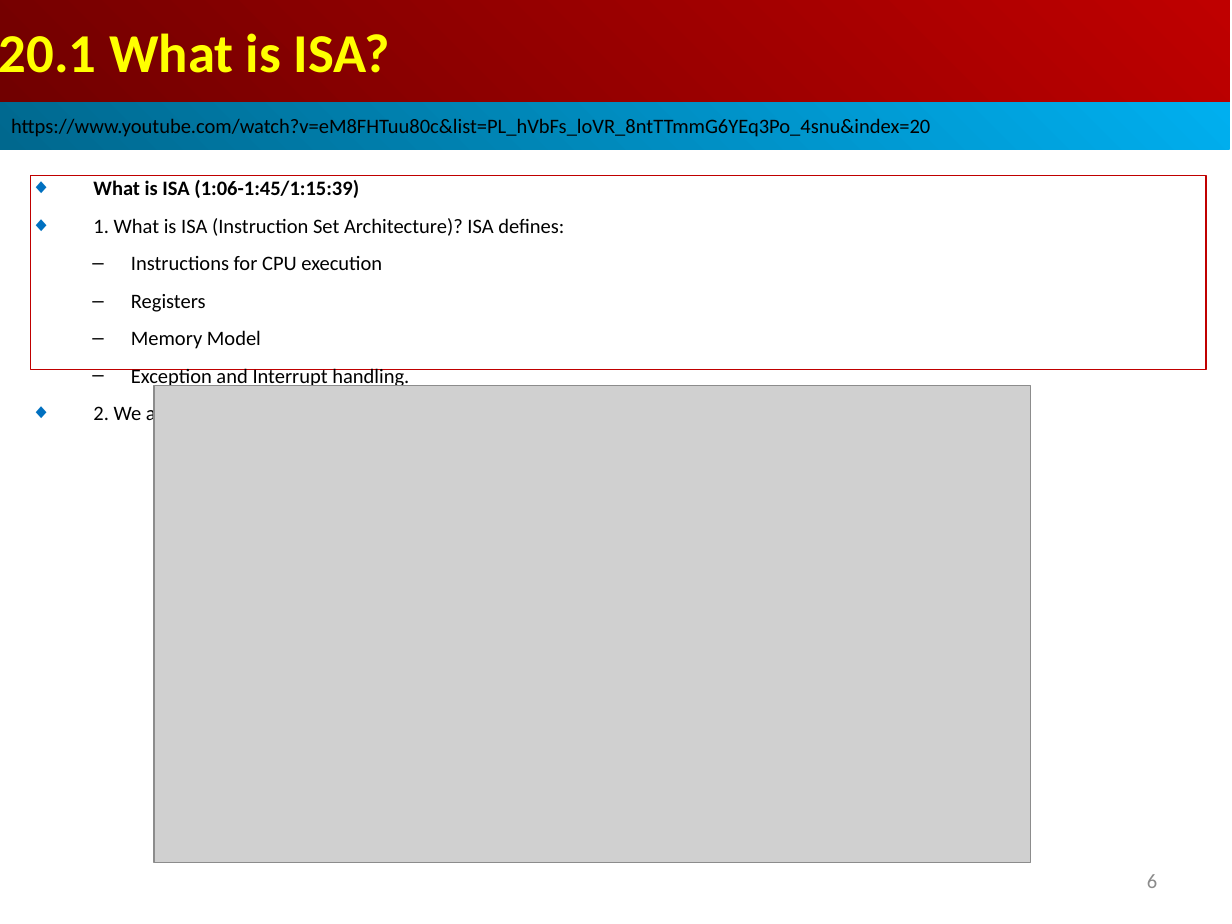
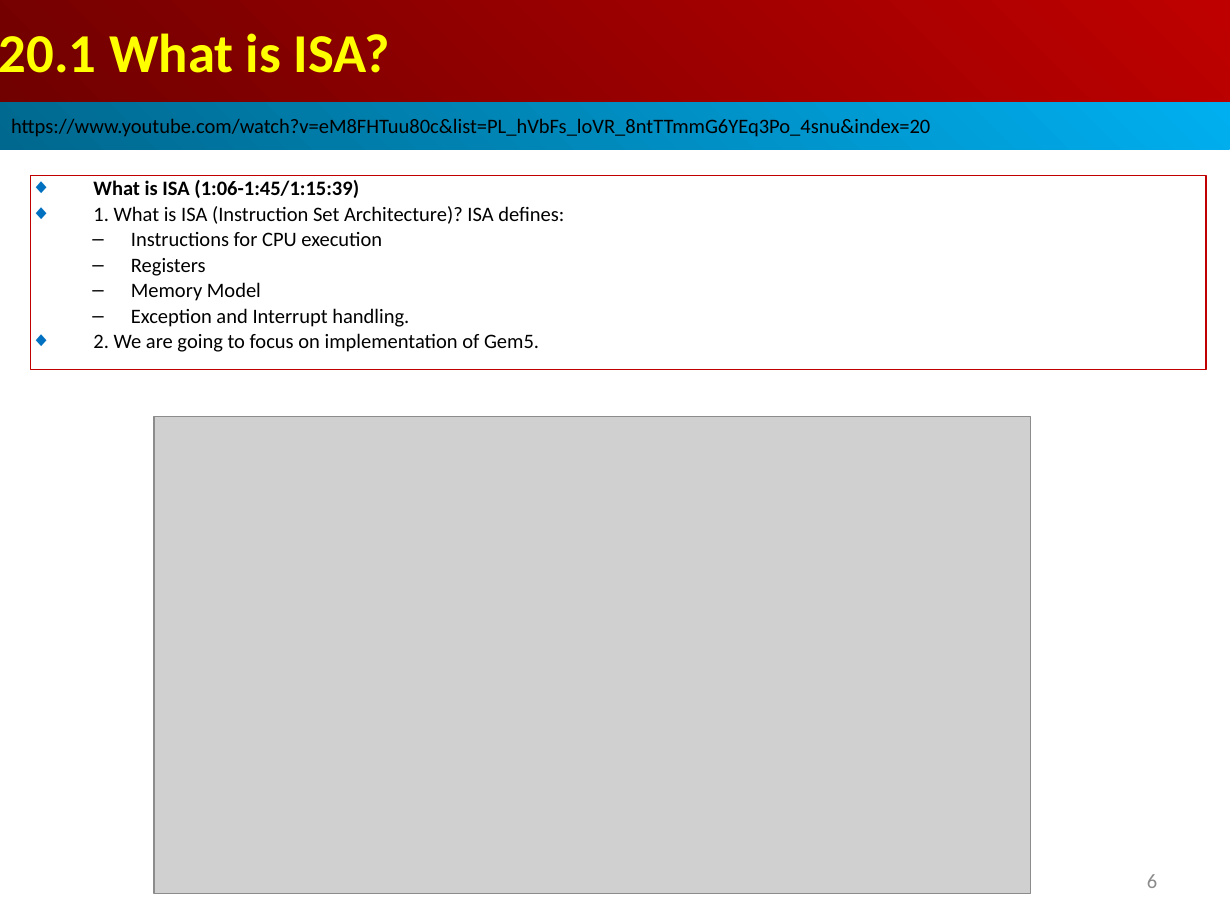
Before and after one commit to peterhchen/AIU_CS850_Gem5_McPAT, a slide deck: slide 6 of 050_Gem5/020.ModelCore/000_Video/020.ModelCore.ppt. Drawn at 1232x924 pixels with LibreOffice and Linux fonts; fonts in the diff are those of the drawing; grey boxes stand for pictures. Boxes give left, top, right and bottom in pixels: in the first picture for what was removed or moved away, otherwise in the second. Text is boxed around its words. In the diff, an @@ line names an element or a change of style, - is before the commit and + after.

```diff
--- a/050_Gem5/020.ModelCore/000_Video/020.ModelCore.ppt
+++ b/050_Gem5/020.ModelCore/000_Video/020.ModelCore.ppt
@@ rectangle "What is ISA (1:06-1:45/1:15:39)" at bbox=[31, 175, 1206, 370]: less space between paragraphs @@
@@ picture: place and size @@
-picture at bbox=[154, 386, 1030, 862]
+picture at bbox=[154, 416, 1030, 893]
```
Also in this commit, not shown: 44 other slides changed, 2 slides added.
